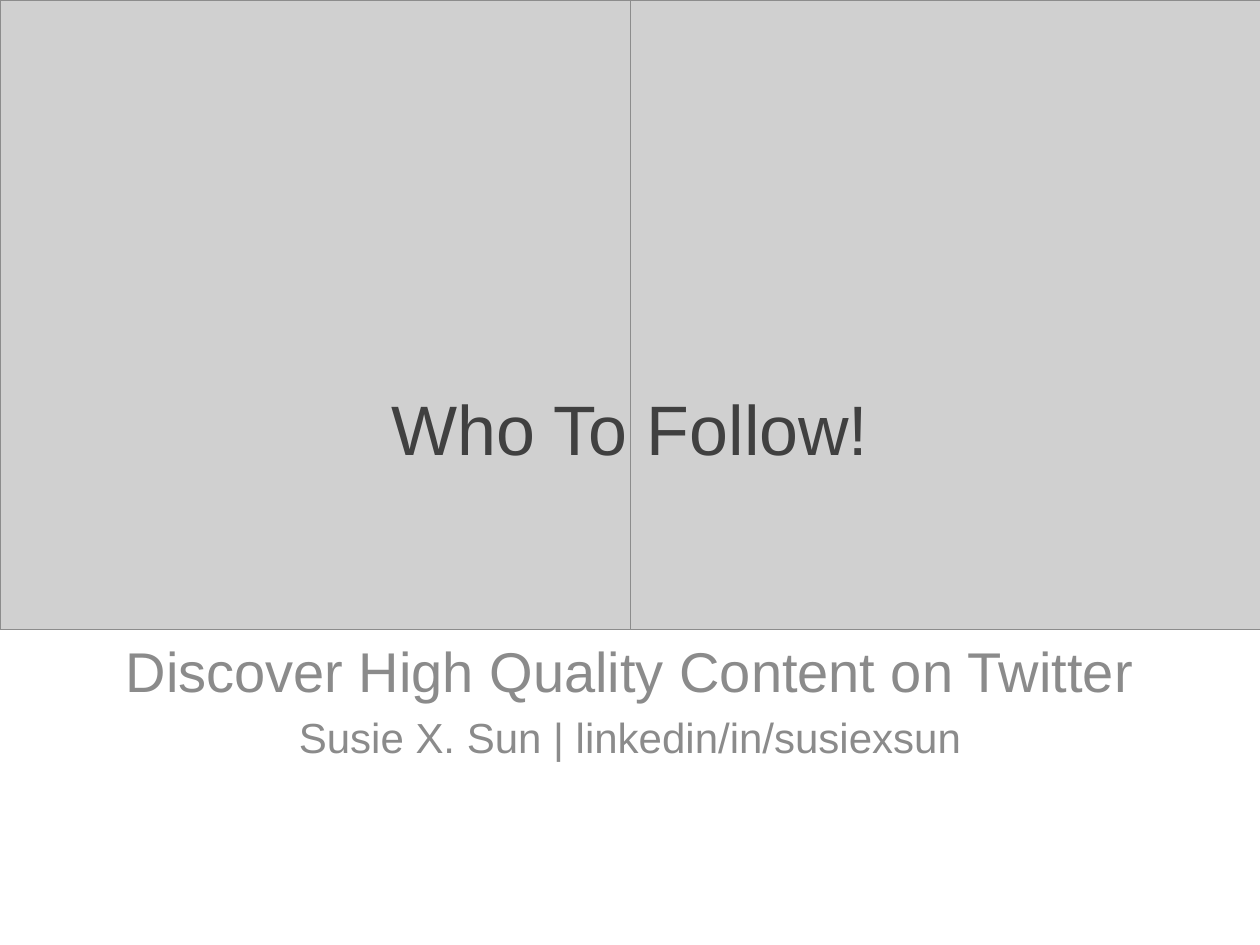
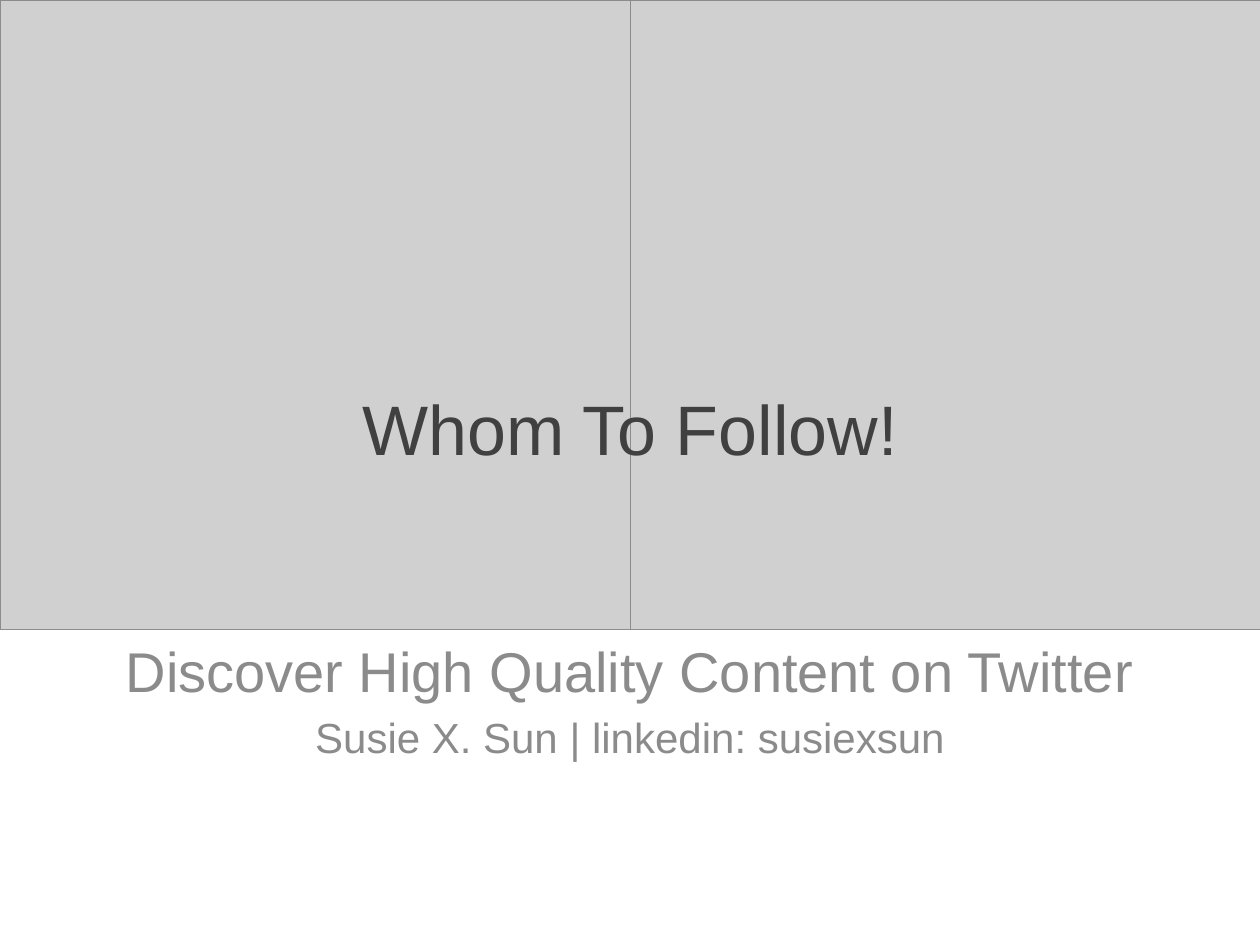
Before and after one commit to susiexsun/capstone_project, a slide deck: slide 1 of capstone_presentation.pptx. Drawn at 1260x945 pixels with LibreOffice and Linux fonts; fonts in the diff are those of the drawing; grey boxes stand for pictures. Boxes give left, top, right and bottom in pixels: in the first picture for what was removed or moved away, otherwise in the second. Text is boxed around its words. In the diff, an @@ line names an element or a change of style, - is before the commit and + after.

```diff
--- a/capstone_presentation.pptx
+++ b/capstone_presentation.pptx
@@ title at [362,399,897,468]: text changed @@
-Who To Follow!
+Whom To Follow!
@@ subtitle at [315,722,945,754]: text changed @@
-Susie X. Sun | linkedin/in/susiexsun
+Susie X. Sun | linkedin: susiexsun
```
Also in this commit, not shown: 5 other slides changed, 2 slides added, 1 slide removed, 7 other files.
